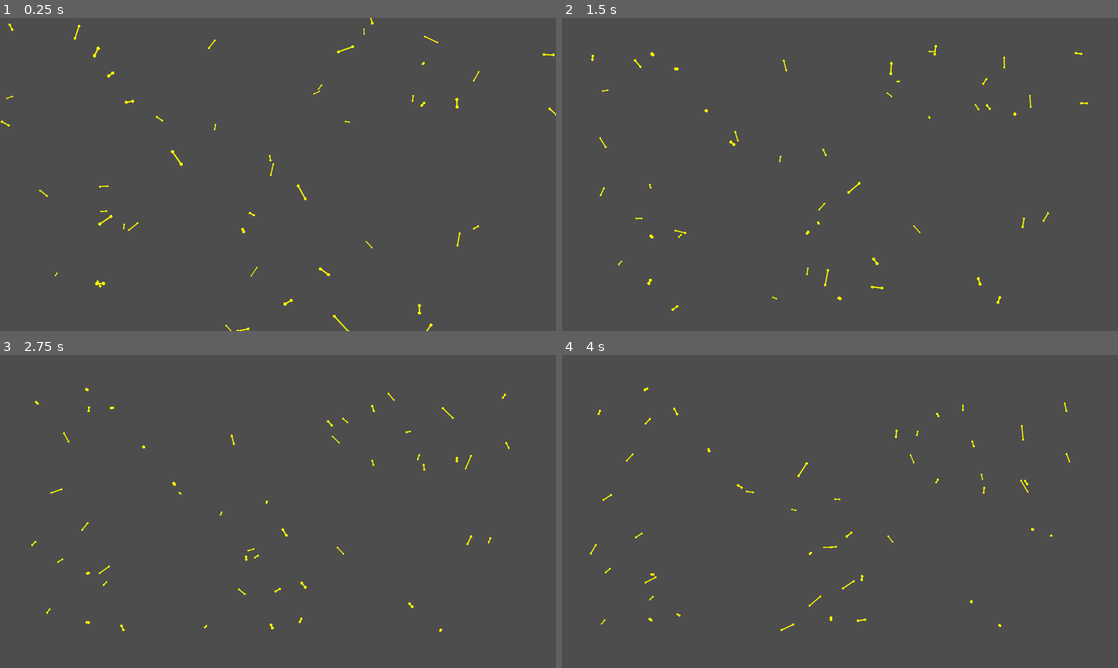
Above: before the commit, frames 1-4 (two rows, left to right).
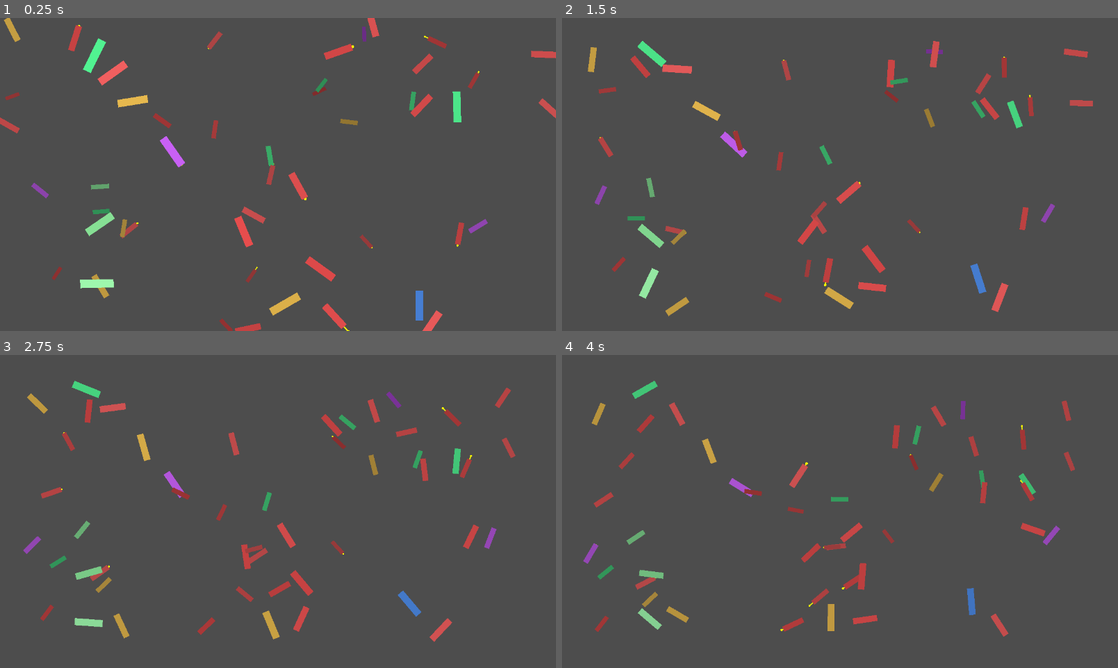
Above: after the commit, the same moments.

Repository: FromAriel/Experiments
Game: Godot game, scene res://Main.tscn
Two runs of this game, one before a commit and one after it. Both use one fixed random seed, a clock stepped at 60 frames per second and the inputs below.
Inputs:
- Up to frame 1 (0.25 s): no input
- Up to frame 2 (1.5 s): tap Enter at 0.5 s
- Up to frame 3 (2.75 s): no input
- Up to frame 4 (4 s): no input

The runs differ from the first frame. In frame 1, 4.2% of the frame differs, in the area x 0-100%, y 0-100%; in frame 2, 4.0%; in frame 3, 3.8%; in frame 4, 3.4%.

Commit message:
fix(renderer): increase fish quad size

Diff:
--- a/BOIDFIsh/fishyfishyfishy/scripts/renderer/fish_renderer.gd
+++ b/BOIDFIsh/fishyfishyfishy/scripts/renderer/fish_renderer.gd
@@ -16,6 +16,7 @@
 
 const FR_NEAR_BRIGHT_SH: float = 1.00
 const FR_FAR_BRIGHT_SH: float = 0.55
+const FR_BASE_SIZE_SH: Vector2 = Vector2(80.0, 20.0)
 
 @export_group("Debug Visuals")
 @export_range(1.0, 20.0, 0.5, "suffix:px") var FR_dbg_point_radius_IN: float = 4.0
@@ -51,7 +52,7 @@
     FR_multimesh_SH.transform_format = MultiMesh.TRANSFORM_2D
     FR_multimesh_SH.use_colors = true
     var quad := QuadMesh.new()
-    quad.size = Vector2.ONE
+    quad.size = FR_BASE_SIZE_SH
     FR_multimesh_SH.mesh = quad
     FR_multimesh_SH.instance_count = 0
 
